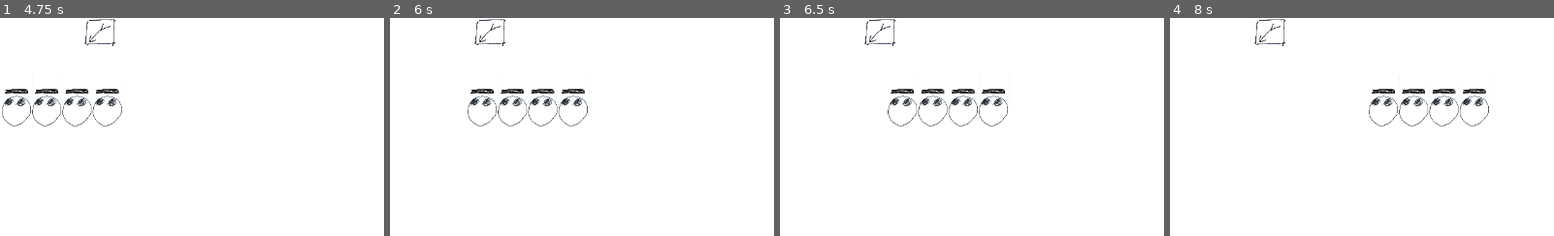
Above: before the commit, frames 1-4 (left to right).
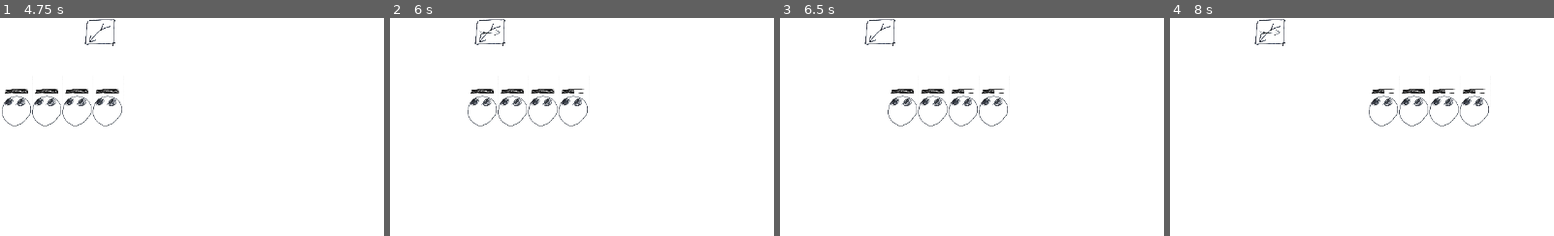
Above: after the commit, the same moments.

Repository: OzuYatamutsu/notebook-tower-defense
Game: Godot game, scene res://levels/test_level.tscn
Two runs of this game, one before a commit and one after it. Both use one fixed random seed, a clock stepped at 60 frames per second and the inputs below.
Inputs:
- Up to frame 1 (4.75 s): tap Enter at 0.5 s
- Up to frame 2 (6 s): no input
- Up to frame 3 (6.5 s): no input
- Up to frame 4 (8 s): no input
The pictures show only the part of the screen within x 18-68%, y 14-64%; the shares and areas given below are measured in that part.

Frame 1 is identical in both runs. In frame 2, less than 0.1% of the frame differs, in the area x 23-51%, y 5-35%; in frame 3, less than 0.1%; in frame 4, 0.2%, in the area x 23-83%, y 5-35%.

Commit message:
Fix bug where we don't swtch targets back once one goes out of range

Diff:
--- a/towers/tower.gd
+++ b/towers/tower.gd
@@ -10,6 +10,8 @@
 @onready var ShootTimer: Timer
 @onready var TargetingRadius: Area2D
 @onready var ProjectileRoot: Node2D = get_tree().get_first_node_in_group("projectiles")
+
+var TargetingQueue: Array[Mob]
 
 func _init():
     # Every time the timer expires, spawn and fire
@@ -56,18 +58,29 @@
     ShootTimer.wait_time = RATE_OF_FIRE_SECS
 
 func _on_targeting_radius_entered(body: Mob) -> void:
-    if !IS_ACTIVE or CURRENT_TARGET != null:
+    if !IS_ACTIVE:
+        return
+    if CURRENT_TARGET != null:
+        TargetingQueue.append(body)
         return
 
-    print(str(self) + ": Got a target, " + str(body))
+    print(str(self) + ": Switching targets: " + str(body))
     CURRENT_TARGET = body
 
 func _on_targeting_radius_exited(body: Mob) -> void:
     if !IS_ACTIVE:
         return
+    if body != CURRENT_TARGET:
+        TargetingQueue.erase(body)
+        return
 
-    print(str(self) + ": Lost my target, " + str(body))
-    CURRENT_TARGET = null
+    print(str(self) + ": Target out of range: " + str(body))
+
+    if !TargetingQueue.is_empty():
+        CURRENT_TARGET = TargetingQueue.pop_front()
+        print(str(self) + ": Switching targets to: " + str(CURRENT_TARGET))
+    else:
+        CURRENT_TARGET = null
 
 func _on_shoot_timer_timeout() -> void:
     if !IS_ACTIVE or CURRENT_TARGET == null:
